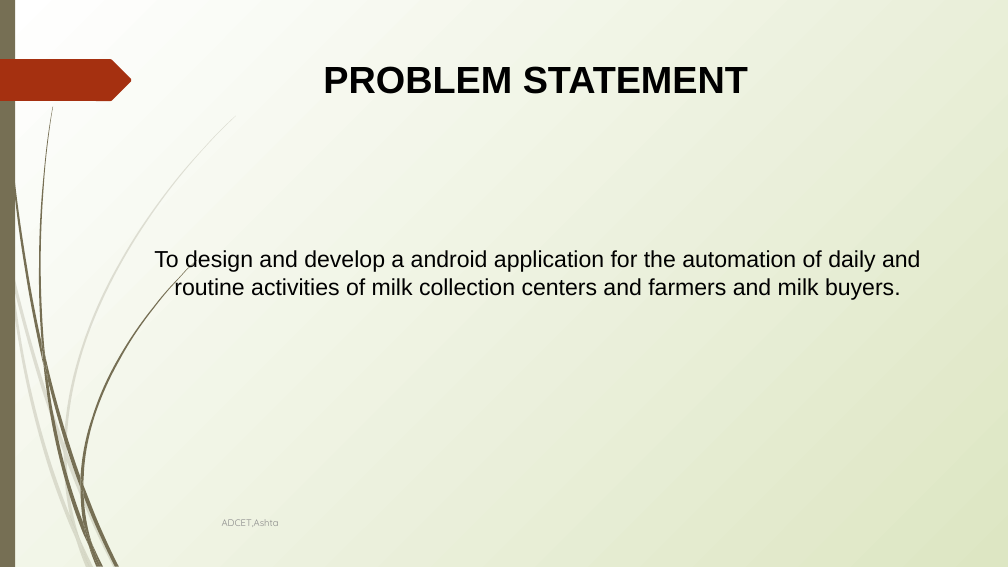
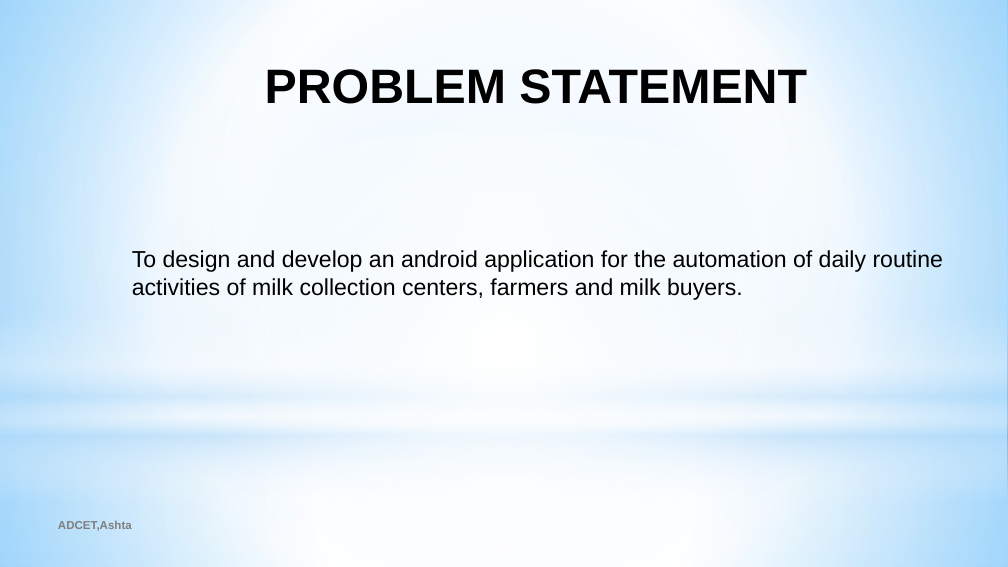
Before and after one commit to Nishant0073/Dudhaganga-Dairy-Application, a slide deck: slide 4 of Documents/G33PPT.pptx (slide 5 before the commit). Drawn at 1008x567 pixels with LibreOffice and Linux fonts; fonts in the diff are those of the drawing. Boxes give left, top, right and bottom in pixels: in the first picture for what was removed or moved away, otherwise in the second. Text is boxed around its words. In the diff, an @@ line names an element or a change of style, - is before the commit and + after.

```diff
--- a/Documents/G33PPT.pptx
+++ b/Documents/G33PPT.pptx
@@ background gradient #FFFFFF to #DDE6C3 to gradient #99D4FE to #FFFFFF to #54BDFF @@
@@ rectangle removed at (0,0,15,567) @@
@@ rectangle added at (0,0,1008,422), fill gradient #FFFFFF to #B4DCFA @@
@@ freeform shape removed at (0,59,132,101) @@
@@ title "PROBLEM STATEMENT" at (265,69,807,104): size 36 to 46 pt @@
@@ ellipse added at (0,132,1008,554), fill gradient #FFFFFF @@
@@ text at (132,250,943,300): text changed @@
-To design and develop a android application for the automation of daily and routine activities of milk collection centers and farmers and milk buyers.
+To design and develop an android application for the automation of daily routine activities of milk collection centers, farmers and milk buyers.
@@ rectangle added at (0,312,1008,501), fill gradient #FFFFFF to #B4DCFA @@
@@ rectangle added at (0,422,1008,567), fill gradient #FFFFFF to #B4DCFA @@
@@ text "ADCET,Ashta": place and size @@
-text "ADCET,Ashta" at (222,519,279,527)
+text "ADCET,Ashta" at (58,521,132,531)
@@ text "ADCET,Ashta" at (58,521,132,531): size 9 to 11 pt, font Quicksand to Arial, text colour #888888 to #7F7F7F, bold on @@
@@ group removed at (0,116,236,567): 10 freeform shapes @@
@@ group removed at (2,0,197,567): 12 freeform shapes @@
```
Also in this commit, not shown: 9 other slides changed, 5 slides added, 3 slides removed.
